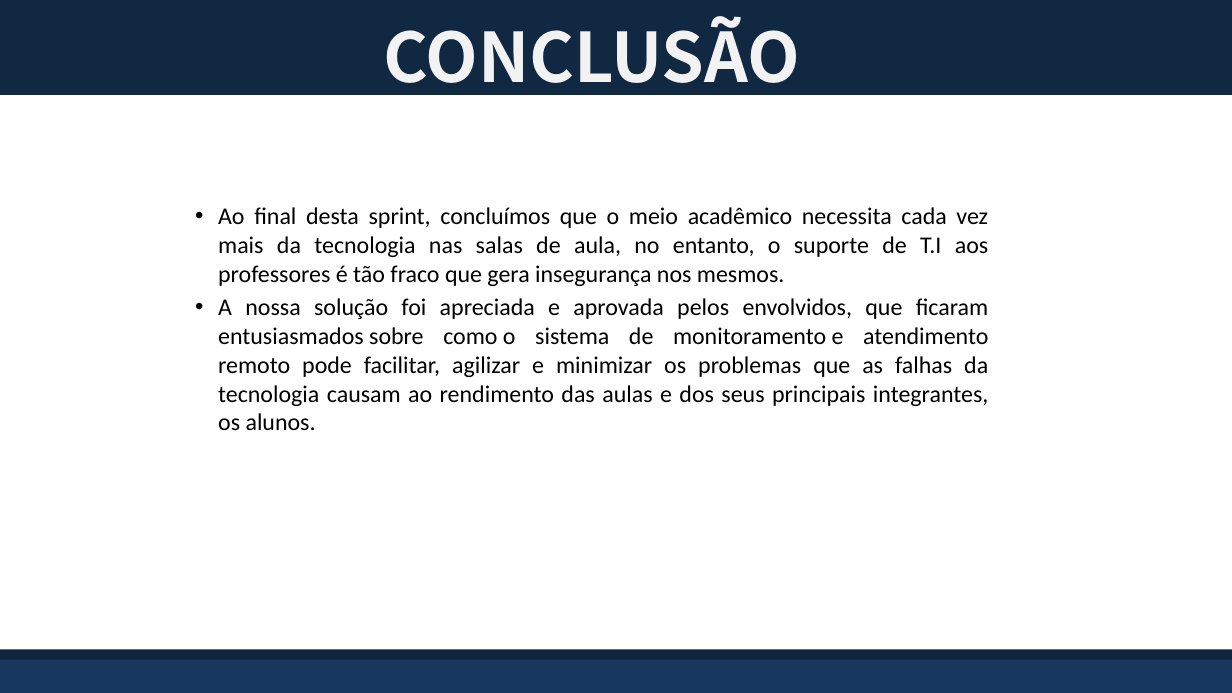
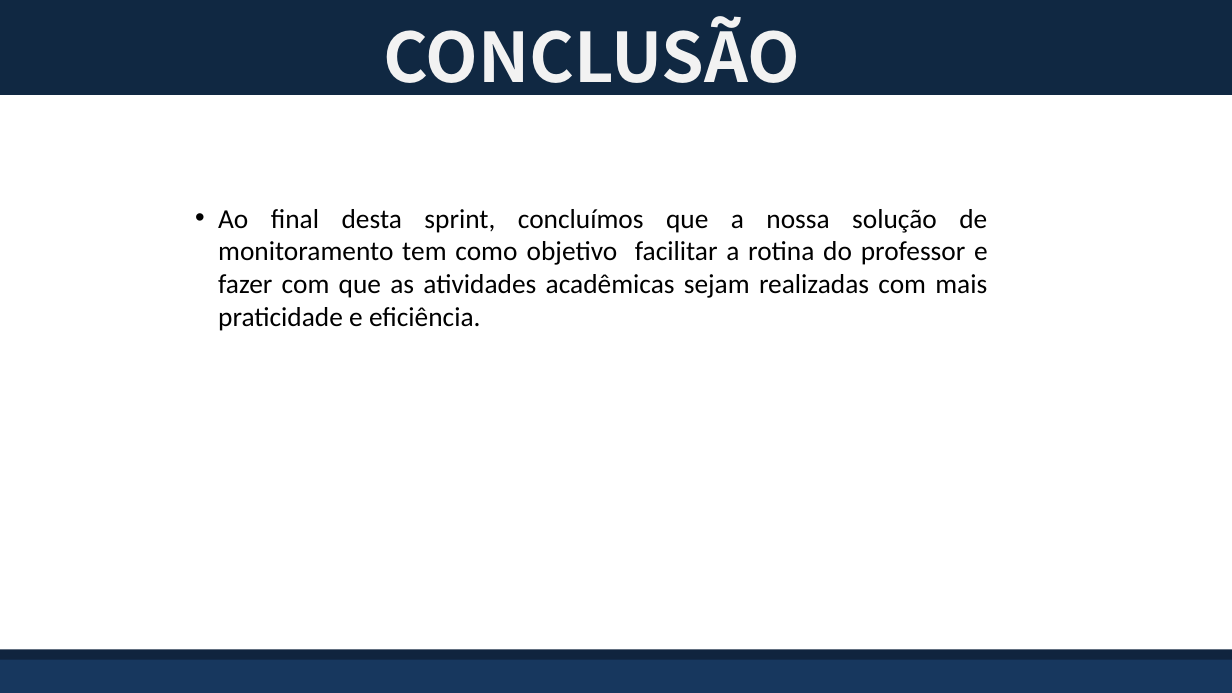
Before and after one commit to BandTec/grupo-05-adsa-20201, a slide deck: slide 19 of SuperVisorPower.pptx. Drawn at 1232x693 pixels with LibreOffice and Linux fonts; fonts in the diff are those of the drawing; background and template pictures are left out. Boxes give left, top, right and bottom in pixels: in the first picture for what was removed or moved away, otherwise in the second. Text is boxed around its words. In the diff, an @@ line names an element or a change of style, - is before the commit and + after.

```diff
--- a/SuperVisorPower.pptx
+++ b/SuperVisorPower.pptx
@@ text at (x1=218, y1=209, x2=988, y2=331): text changed; size 28 to 32 pt @@
-• Ao final desta sprint, concluímos que o meio acadêmico necessita cada vez mais da tecnologia nas salas de aula, no entanto, o suporte de T.I aos professores é tão fraco que gera insegurança nos mesmos.
-• A nossa solução foi apreciada e aprovada pelos envolvidos, que ficaram entusiasmados sobre como o sistema de monitoramento e atendimento remoto pode facilitar, agilizar e minimizar os problemas que as falhas da tecnologia causam ao rendimento das aulas e dos seus principais integrantes, os alunos.
+• Ao final desta sprint, concluímos que a nossa solução de monitoramento tem como objetivo facilitar a rotina do professor e fazer com que as atividades acadêmicas sejam realizadas com mais praticidade e eficiência.
```
Also in this commit, not shown: 4 other slides changed, 2 slides added, 2 slides removed.
